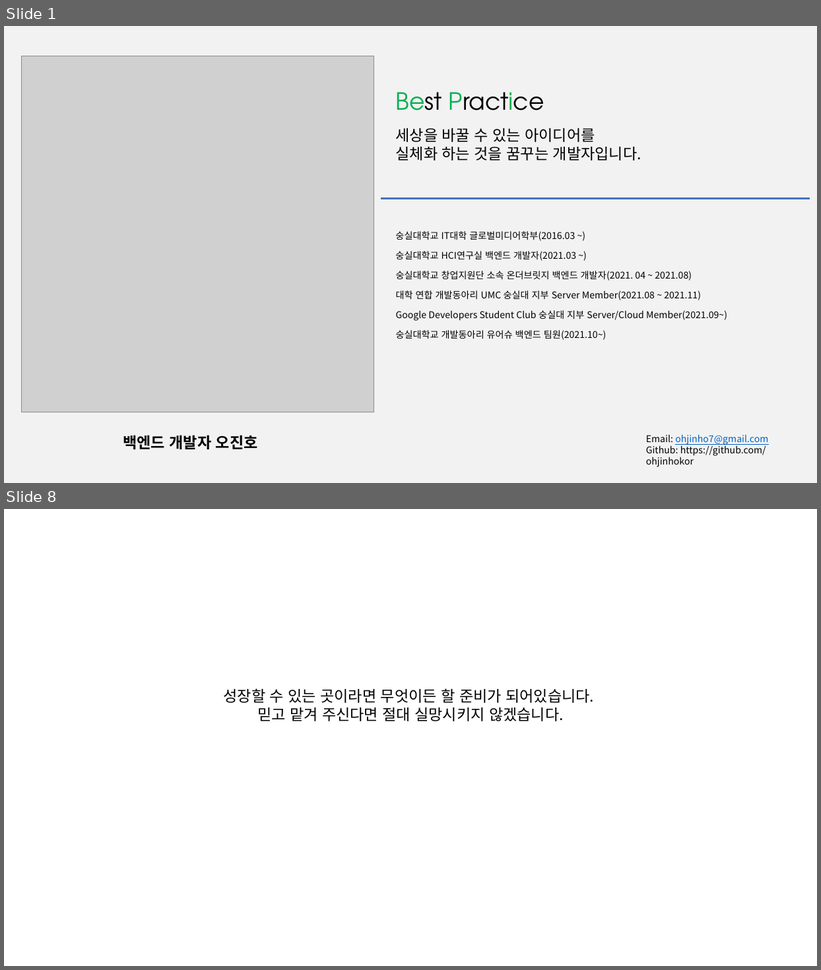
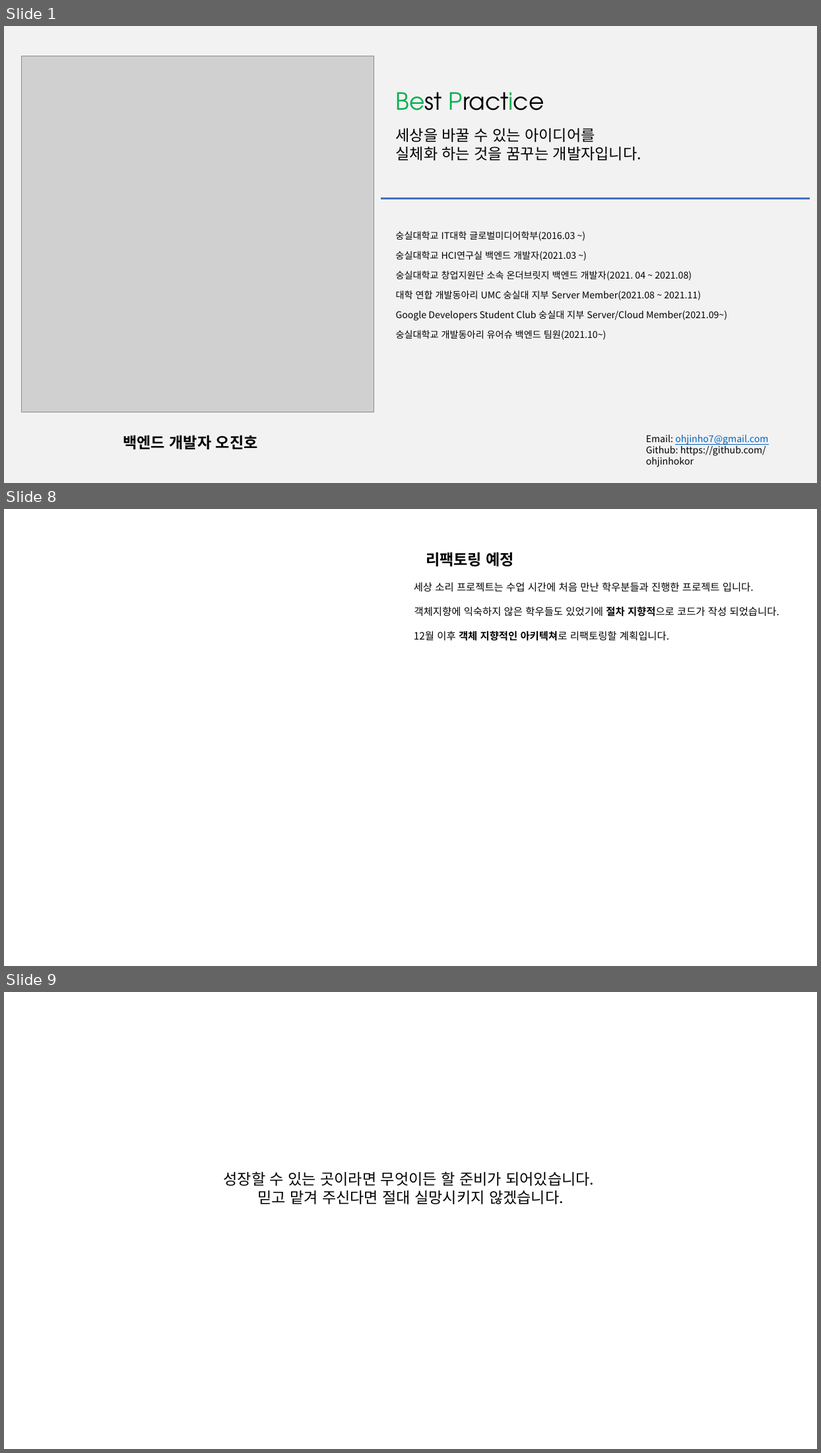
Before and after one commit to ohjinhokor/PortFolio, a slide deck: 오진호 포토폴리오.pptx. Shown one above the other, each under a label of ours: slides 1 and 8 before the commit, slides 1, 8 and 9 after it; the slides between them are not shown. The pictures are 821x970 and 821x1453 pixels, drawn with LibreOffice and Linux fonts; fonts in the diff are those of the drawing; grey boxes stand for pictures; background and template pictures are left out. Boxes give left, top, right and bottom in pixels: in the first picture for what was removed or moved away, otherwise in the second. Text is boxed around its words. In the diff, an @@ line names an element or a change of style, - is before the commit and + after.

```diff
--- a/오진호 포토폴리오.pptx
+++ b/오진호 포토폴리오.pptx
@@ slide 8 added at [4, 509, 817, 966], background #FFFFFF @@
@@ text added at [426, 552, 515, 566], 18 pt, text #000000, bold @@
+리팩토링 예정
@@ text added at [414, 582, 780, 641], 12 pt, text #000000 @@
+세상 소리 프로젝트는 수업 시간에 처음 만난 학우분들과 진행한 프로젝트 입니다.
+객체지향에 익숙하지 않은 학우들도 있었기에 절차 지향적으로 코드가 작성 되었습니다.
+12월 이후 객체 지향적인 아키텍쳐로 리팩토링할 계획입니다.
@@ what was slide 8 is now slide 9 @@
```
Also in this commit, not shown: 6 slides changed, 1 other file.
